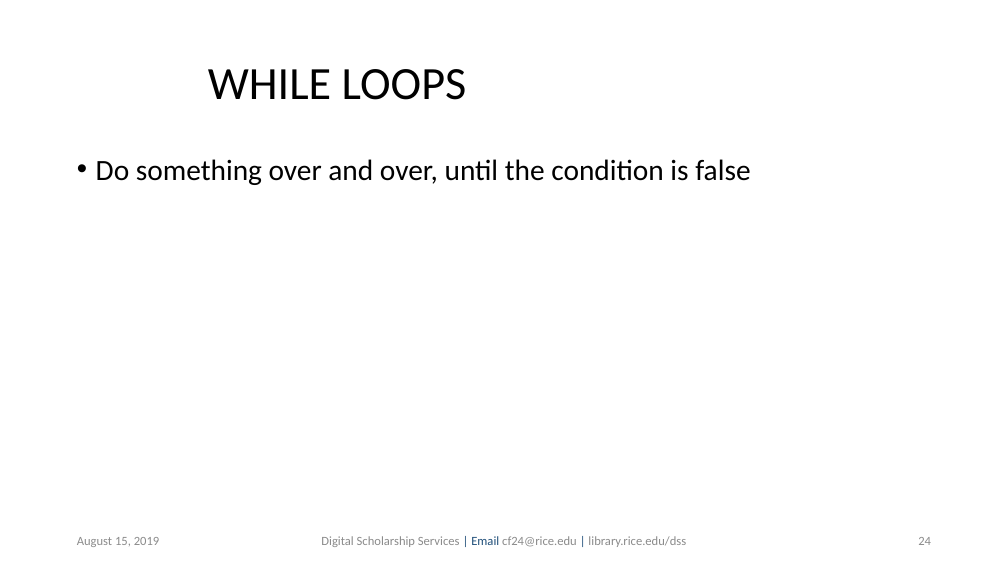
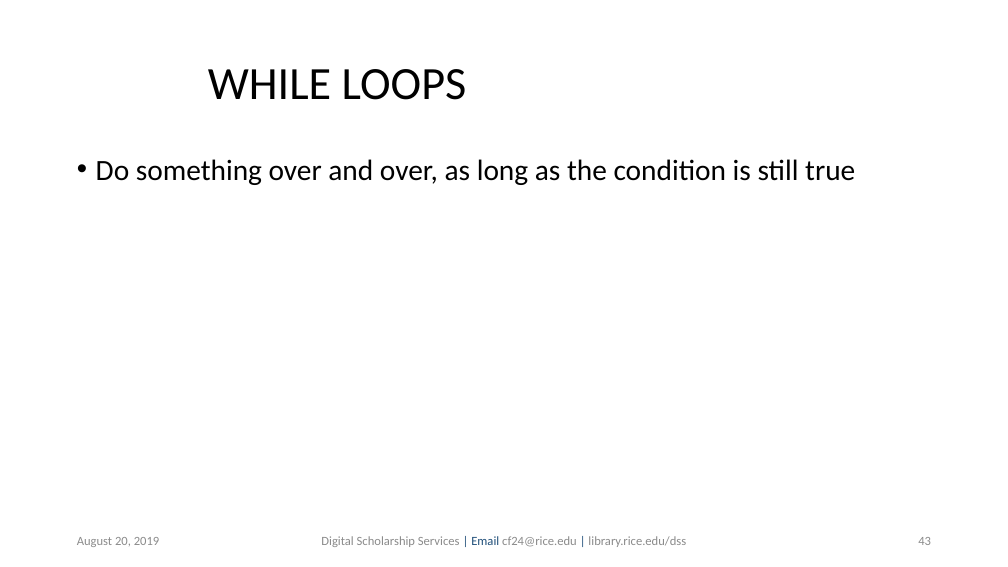
Before and after one commit to bakitybacon/rice-data-and-donuts, a slide deck: slide 43 of bash/Introduction to Bash.pptx (slide 24 before the commit). Drawn at 1008x567 pixels with LibreOffice and Linux fonts; fonts in the diff are those of the drawing; background and template pictures are left out. Boxes give left, top, right and bottom in pixels: in the first picture for what was removed or moved away, otherwise in the second. Text is boxed around its words. In the diff, an @@ line names an element or a change of style, - is before the commit and + after.

```diff
--- a/bash/Introduction to Bash.pptx
+++ b/bash/Introduction to Bash.pptx
@@ text at (x1=96, y1=159, x2=855, y2=185): text changed @@
-• Do something over and over, until the condition is false
+• Do something over and over, as long as the condition is still true
@@ text at (x1=77, y1=537, x2=160, y2=547): text changed @@
-August 15, 2019
+August 20, 2019
@@ page number at (x1=918, y1=537, x2=931, y2=545): text changed @@
-24
+43
```
Also in this commit, not shown: 41 other slides changed, 6 slides added, 1 slide removed.
